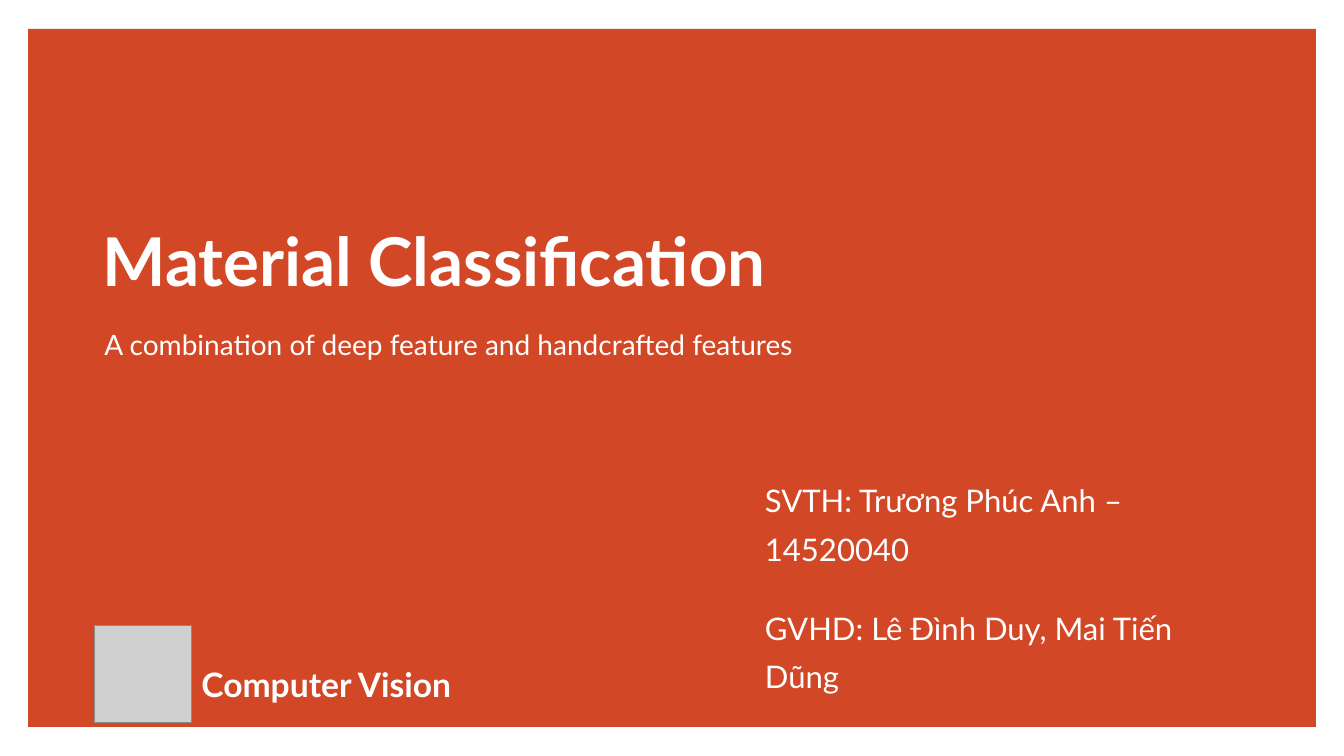
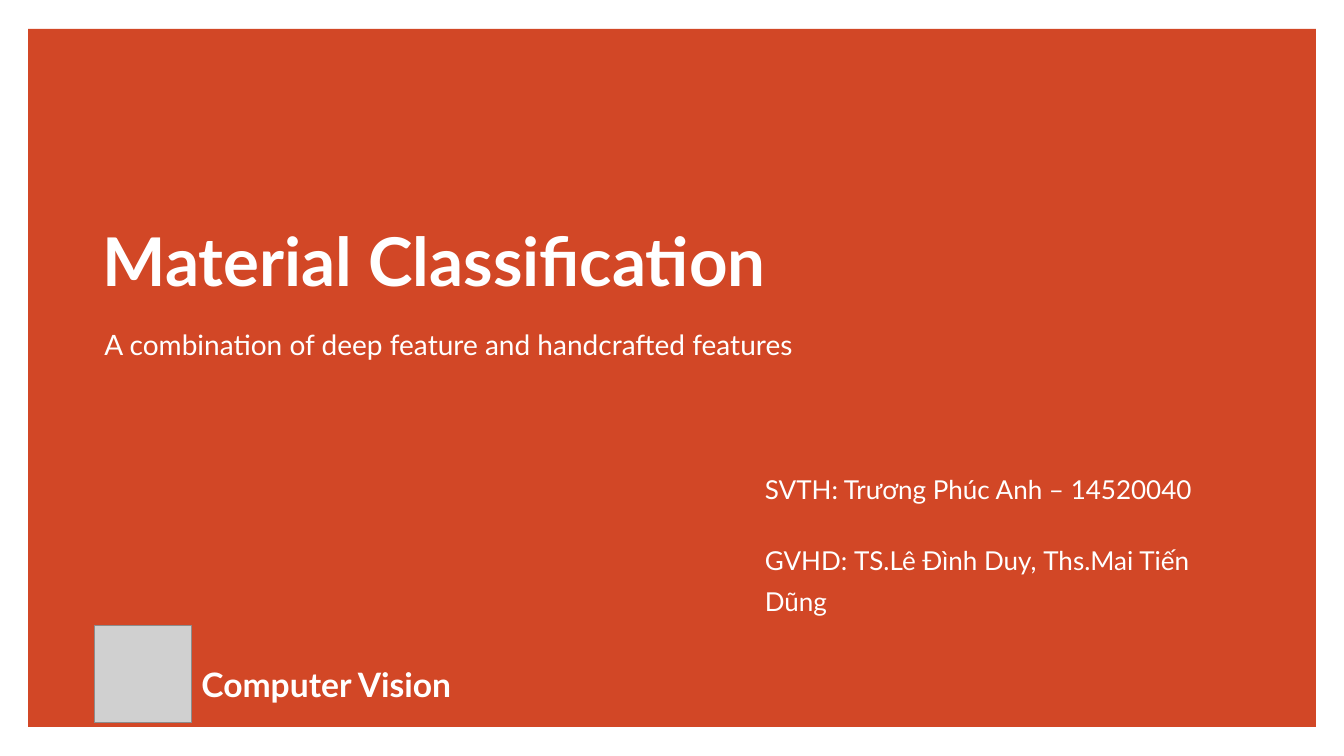
Before and after one commit to truongphucanh/material-classification, a slide deck: slide 1 of summary/thesis/thesis.pptx. Drawn at 1344x756 pixels with LibreOffice and Linux fonts; fonts in the diff are those of the drawing; grey boxes stand for pictures. Boxes give left, top, right and bottom in pixels: in the first picture for what was removed or moved away, otherwise in the second. Text is boxed around its words. In the diff, an @@ line names an element or a change of style, - is before the commit and + after.

```diff
--- a/summary/thesis/thesis.pptx
+++ b/summary/thesis/thesis.pptx
@@ text at [765, 480, 1192, 504]: size 22.2 to 18.6 pt in "SVTH: Trương Phúc Anh – 14520040" @@
@@ text at [765, 549, 1189, 616]: text changed; size 22.2 to 18.6 pt @@
-GVHD: Lê Đình Duy, Mai Tiến Dũng
+GVHD: TS.Lê Đình Duy, Ths.Mai Tiến Dũng
```
Also in this commit, not shown: 1 other slide changed, 5 other files.
